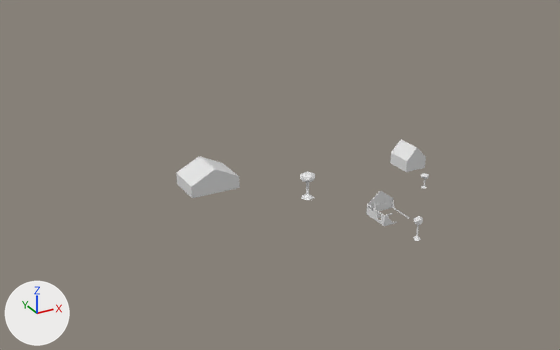
Before and after pictures for a commit that changed the OBJ model public/res/models/levelthree.obj.
Before and after are seen from a 50 mm lens placed at (-144.5, -154.1, 104.4), pointed at (-28.9, 56.1, -0.7). The lights are fixed; the arrows at lower left show +X, +Y and +Z. Where no turn or scale is listed for an object, it has been applied to the vertices.

The older version as bpy lines, for what is in view:
```python
ob_house_2_cube_002 = bpy.data.objects.new('house_2_Cube.002', me_house_2_cube_002)
ob_house_2_cube_002.location = (0.0, 0.0, 0.0)
ob_house_3_cube_003 = bpy.data.objects.new('house_3_Cube.003', me_house_3_cube_003)
ob_house_3_cube_003.location = (0.0, 0.0, 0.0)
ob_house_walls_cube_001 = bpy.data.objects.new('house_walls_Cube.001', me_house_walls_cube_001)
ob_house_walls_cube_001.location = (0.0, 0.0, 0.0)
ob_icosphere = bpy.data.objects.new('Icosphere', me_icosphere)
ob_icosphere.location = (0.0, 0.0, 0.0)
ob_icosphere_001 = bpy.data.objects.new('Icosphere.001', me_icosphere_001)
ob_icosphere_001.location = (0.0, 0.0, 0.0)
ob_icosphere_002 = bpy.data.objects.new('Icosphere.002', me_icosphere_002)
ob_icosphere_002.location = (0.0, 0.0, 0.0)
```
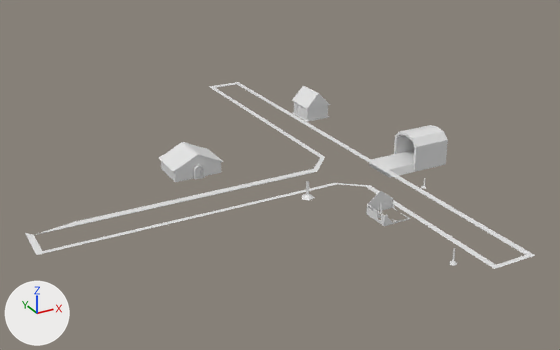
Diff of the bpy script that builds the scene:
```diff
--- a/public/res/models/levelthree.obj.py
+++ b/public/res/models/levelthree.obj.py
@@ me_tunnel_cube_002 @@
+me_tunnel_cube_002.from_pydata(...)  # 48 vertices, 46 faces; spans x 4.7..29.0, y 39.8..52.1, z -2.6..9.6
+me_tunnel_cube_002.materials.append(mat_none)  # white #e7e7e7
@@ me_treetrunks_icosphere_003 @@
+me_treetrunks_icosphere_003.from_pydata(...)  # 33 vertices, 39 faces; spans x -32.3..7.4, y -19.4..38.1, z -0.8..5.1
+me_treetrunks_icosphere_003.materials.append(mat_none)  # white #e7e7e7
@@ me_sidewalk_plane_010 @@
+me_sidewalk_plane_010.from_pydata(...)  # 129 vertices, 123 faces; spans x -113.0..5.0, y -26.0..157.0, z 0.0
+me_sidewalk_plane_010.materials.append(mat_none)  # white #e7e7e7
@@ me_house_2_cube_003 @@
+me_house_2_cube_003.from_pydata(...)  # 108 vertices, 126 faces; spans x -63.1..-45.0, y 65.3..79.6, z -0.3..7.9
+me_house_2_cube_003.materials.append(mat_none)  # white #e7e7e7
@@ me_house_1_cube_030 @@
+me_house_1_cube_030.from_pydata(...)  # 47 vertices, 62 faces; spans x 7.75..18.67, y 100.25..112.54, z -1.88..9.04
+me_house_1_cube_030.materials.append(mat_none)  # white #e7e7e7
@@ ob_house_2_cube_002 @@
-ob_house_2_cube_002 = bpy.data.objects.new('house_2_Cube.002', me_house_2_cube_002)
-ob_house_2_cube_002.location = (0.0, 0.0, 0.0)
@@ ob_house_3_cube_003 @@
-ob_house_3_cube_003 = bpy.data.objects.new('house_3_Cube.003', me_house_3_cube_003)
-ob_house_3_cube_003.location = (0.0, 0.0, 0.0)
@@ ob_icosphere @@
-ob_icosphere = bpy.data.objects.new('Icosphere', me_icosphere)
-ob_icosphere.location = (0.0, 0.0, 0.0)
@@ ob_icosphere_001 @@
-ob_icosphere_001 = bpy.data.objects.new('Icosphere.001', me_icosphere_001)
-ob_icosphere_001.location = (0.0, 0.0, 0.0)
@@ ob_icosphere_002 @@
-ob_icosphere_002 = bpy.data.objects.new('Icosphere.002', me_icosphere_002)
-ob_icosphere_002.location = (0.0, 0.0, 0.0)
@@ ob_tunnel_cube_002 @@
+ob_tunnel_cube_002 = bpy.data.objects.new('tunnel_Cube.002', me_tunnel_cube_002)
+ob_tunnel_cube_002.location = (0.0, 0.0, 0.0)
@@ ob_treetrunks_icosphere_003 @@
+ob_treetrunks_icosphere_003 = bpy.data.objects.new('treetrunks_Icosphere.003', me_treetrunks_icosphere_003)
+ob_treetrunks_icosphere_003.location = (0.0, 0.0, 0.0)
@@ ob_sidewalk_plane_010 @@
+ob_sidewalk_plane_010 = bpy.data.objects.new('sidewalk_Plane.010', me_sidewalk_plane_010)
+ob_sidewalk_plane_010.location = (0.0, 0.0, 0.0)
@@ ob_house_2_cube_003 @@
+ob_house_2_cube_003 = bpy.data.objects.new('house_2_Cube.003', me_house_2_cube_003)
+ob_house_2_cube_003.location = (0.0, 0.0, 0.0)
@@ ob_house_1_cube_030 @@
+ob_house_1_cube_030 = bpy.data.objects.new('house_1_Cube.030', me_house_1_cube_030)
+ob_house_1_cube_030.location = (0.0, 0.0, 0.0)
```

Pixel boxes (x1, y1, x2, y2) of what changed, in the pictures (560 x 350 px):
'sidewalk_Plane.010', added
    after: (25, 82, 535, 269)
'tunnel_Cube.002', added
    after: (369, 125, 448, 178)
'house_3_Cube.003', deleted
    before: (176, 156, 240, 198)
'house_2_Cube.003', added
    after: (159, 142, 223, 182)
'house_1_Cube.030', added
    after: (292, 86, 330, 121)
'house_2_Cube.002', deleted
    before: (390, 140, 426, 172)
'Icosphere.001', deleted
    before: (300, 171, 315, 200)
'treetrunks_Icosphere.003', added
    after: (302, 178, 457, 266)
'Icosphere', deleted
    before: (413, 216, 423, 241)
'Icosphere.002', deleted
    before: (421, 173, 429, 188)
